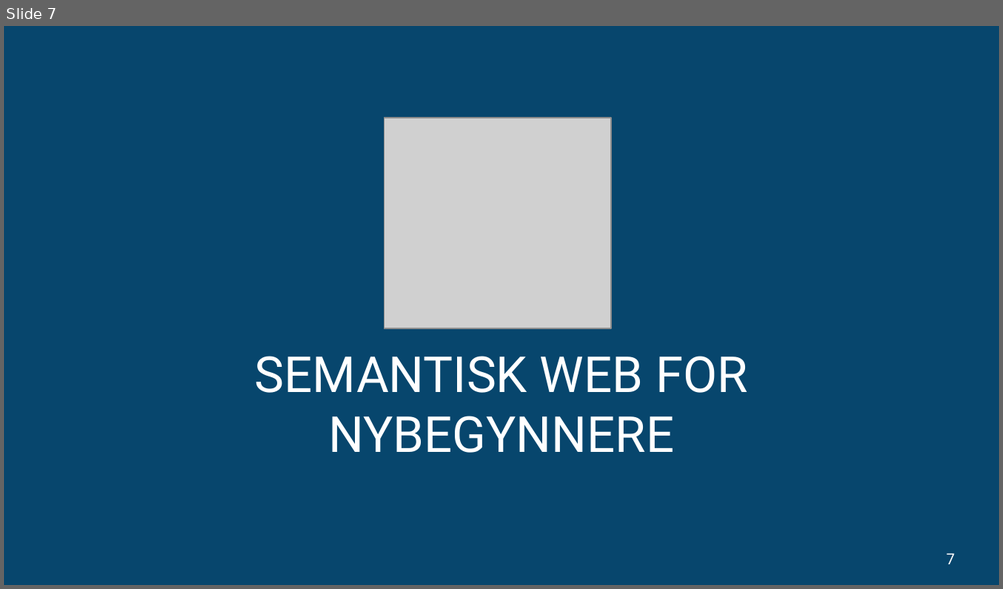
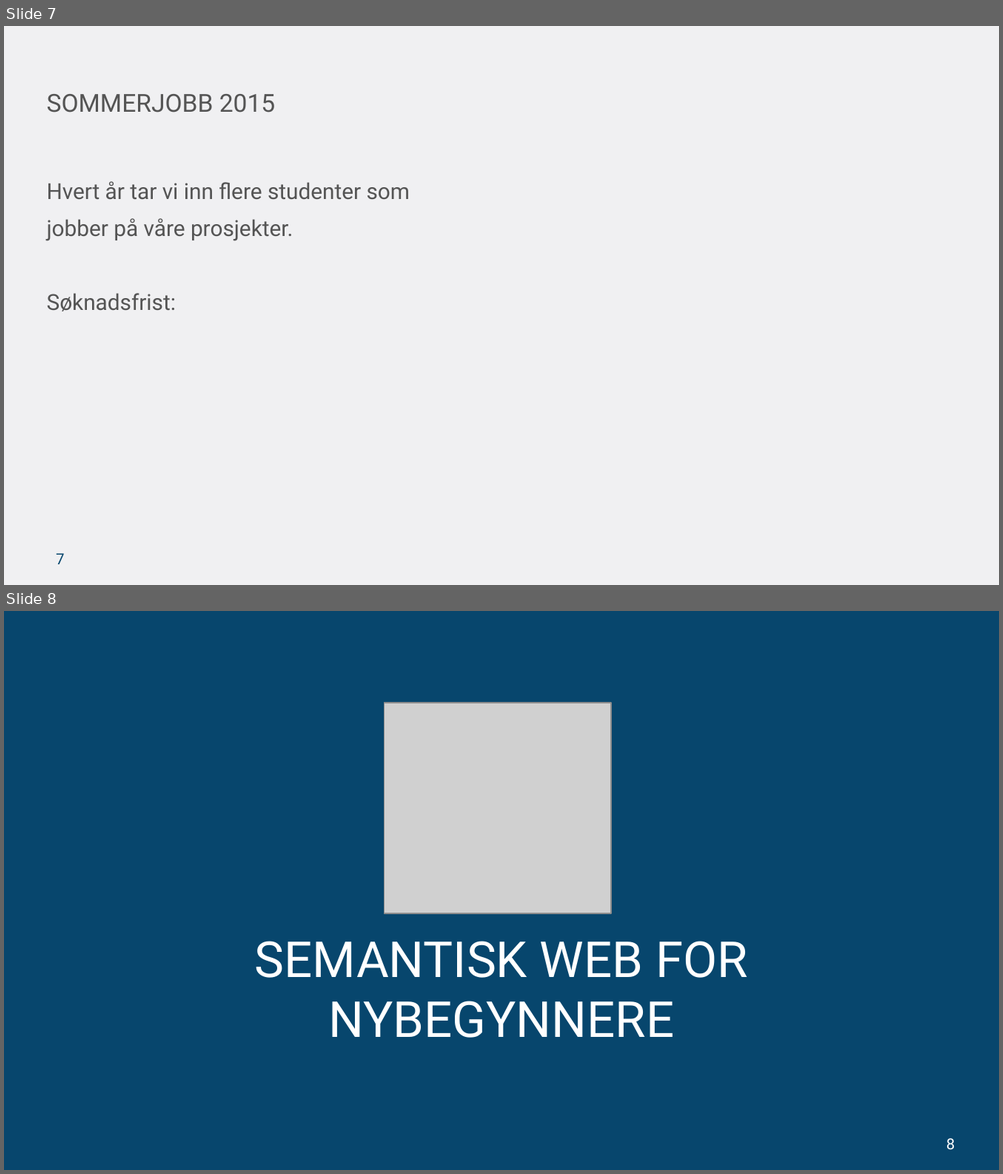
Before and after one commit to ttessem/SemWebKurs, a slide deck: SemWebKursUiB.pptx. Shown one above the other, each under a label of ours: slide 7 before the commit, slides 7 and 8 after it. The pictures are 1003x589 and 1003x1174 pixels, drawn with LibreOffice and Linux fonts; fonts in the diff are those of the drawing; grey boxes stand for pictures; background and template pictures are left out. Boxes give left, top, right and bottom in pixels: in the first picture for what was removed or moved away, otherwise in the second. Text is boxed around its words. In the diff, an @@ line names an element or a change of style, - is before the commit and + after.

```diff
--- a/SemWebKursUiB.pptx
+++ b/SemWebKursUiB.pptx
@@ slide 7 added at <box>4,26,999,585</box>, background #F0F0F2 @@
@@ title added at <box>47,94,276,113</box>, 18 pt, text #545454 @@
+SOMMERJOBB 2015
@@ text added at <box>47,181,410,312</box>, 16 pt, text #545454 @@
+Hvert år tar vi inn flere studenter som jobber på våre prosjekter.
+Søknadsfrist:
@@ page number added at <box>56,554,65,565</box>, 11 pt, text #07466D @@
+7
@@ what was slide 7 is now slide 8 @@
@@ page number at <box>946,1139,955,1150</box>: text changed @@
-7
+8
```
Also in this commit, not shown: 1 slide changed, 14 other slides added, 11 slides removed, 13 other files.
